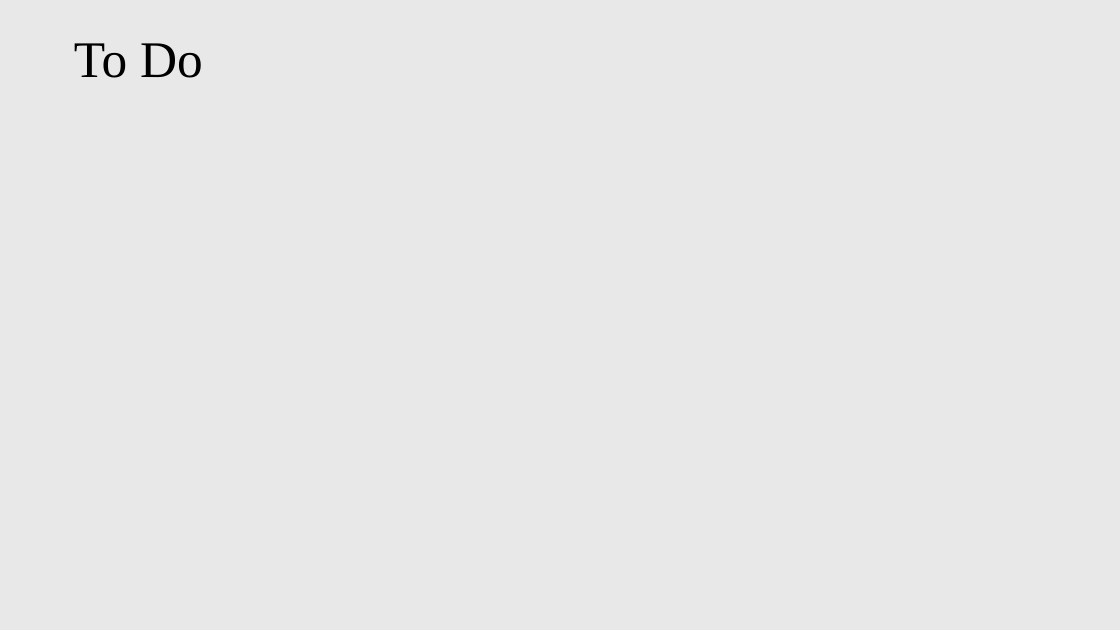
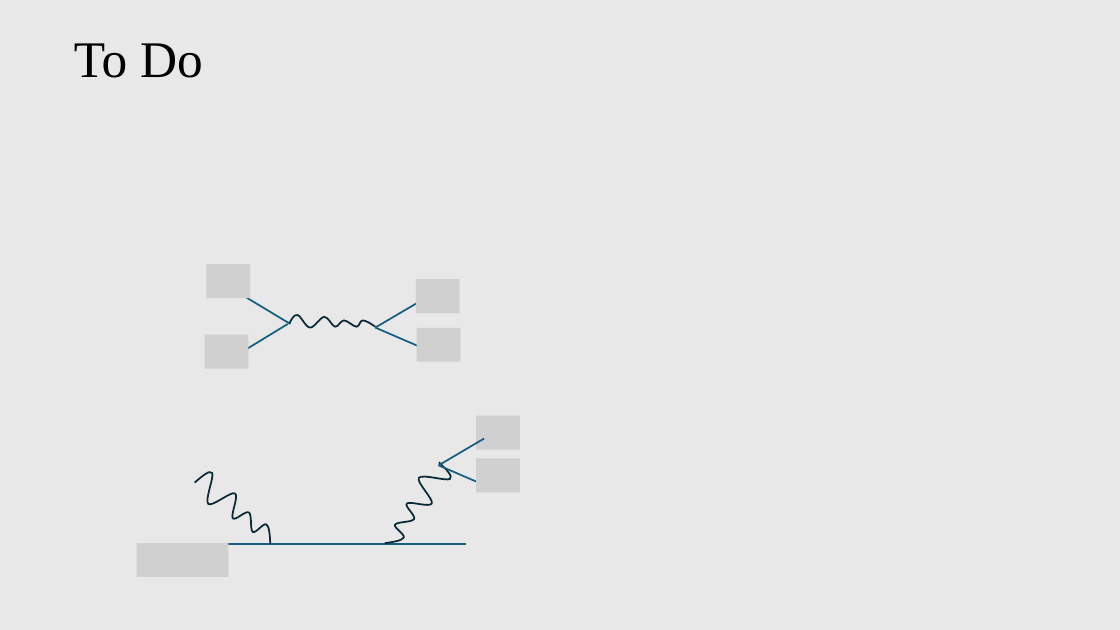
Before and after one commit to PeiranLi001/mCP_BDX, a slide deck: slide 36 of presentation/mCP_BDX.pptx (slide 29 before the commit). Drawn at 1120x630 pixels with LibreOffice and Linux fonts; fonts in the diff are those of the drawing; grey boxes stand for pictures. Boxes give left, top, right and bottom in pixels: in the first picture for what was removed or moved away, otherwise in the second. Text is boxed around its words. In the diff, an @@ line names an element or a change of style, - is before the commit and + after.

Commit message:
update presentation

```diff
--- a/presentation/mCP_BDX.pptx
+++ b/presentation/mCP_BDX.pptx
@@ group added at (205,265,460,368): 4 lines, 4 pictures, 1 freeform shape @@
@@ picture added at (476,416,520,450) @@
@@ group added at (137,439,520,576): 3 lines, 2 freeform shapes, 2 pictures @@
```
Also in this commit, not shown: 1 other slide changed, 9 slides added, 1 slide removed.
